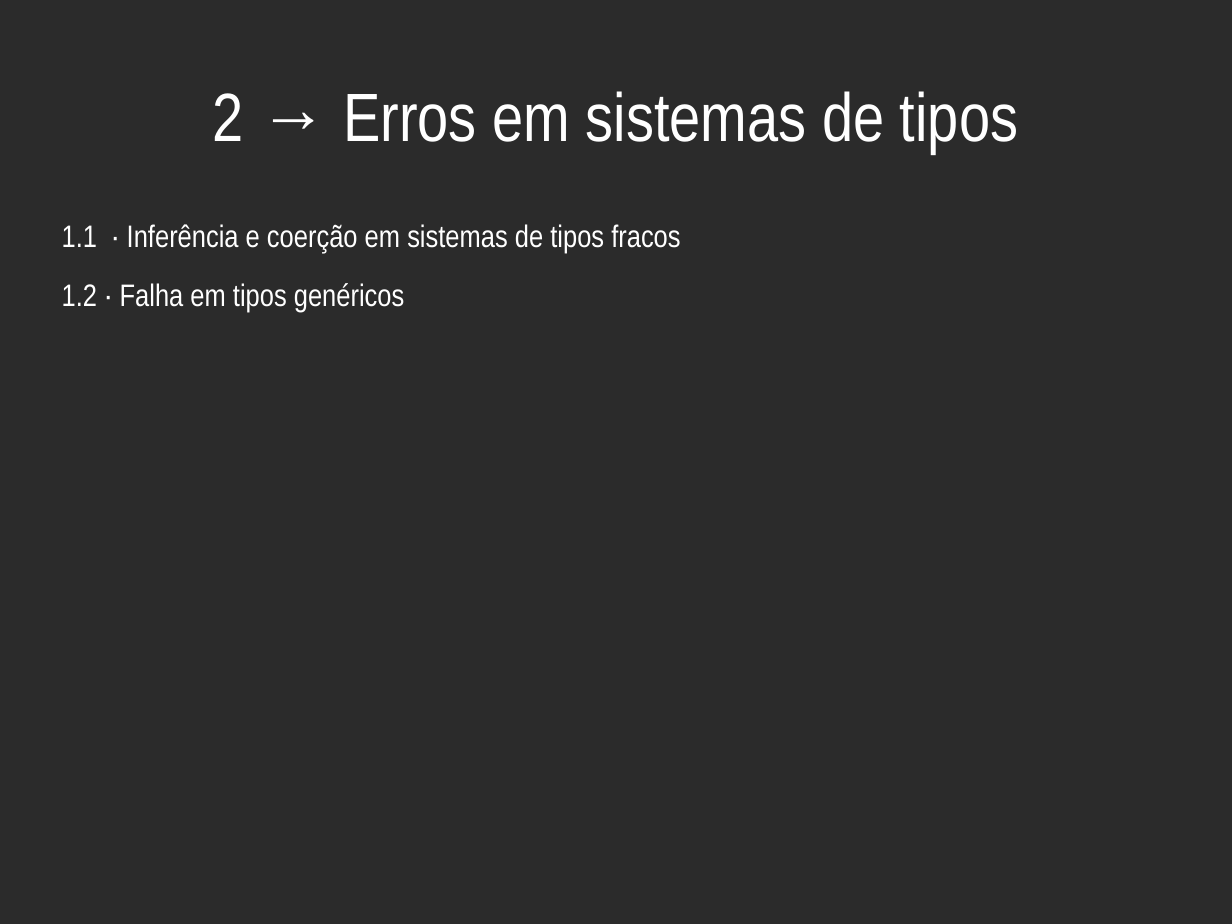
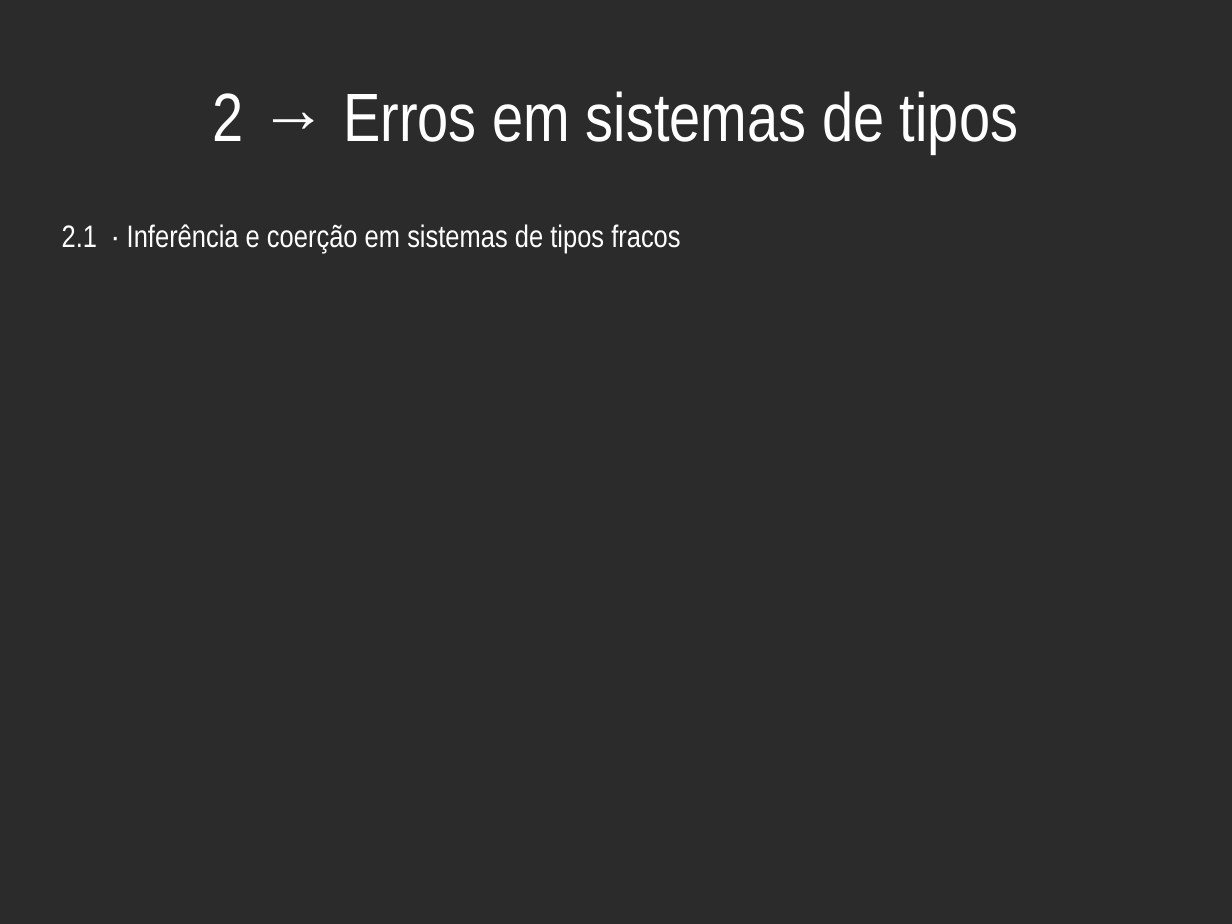
Before and after one commit to haskellcamargo/talks, a slide deck: slide 10 of Bizarrices Just in Time - Como não projetar uma linguagem de programação/Bizarrices Just in Time - Como não projetar uma linguagem de programação.odp (slide 5 before the commit). Drawn at 1232x924 pixels with LibreOffice and Linux fonts; fonts in the diff are those of the drawing; background and template pictures are left out; a plain dark background stands for a picture behind light text. Boxes give left, top, right and bottom in pixels: in the first picture for what was removed or moved away, otherwise in the second. Text is boxed around its words. In the diff, an @@ line names an element or a change of style, - is before the commit and + after.

```diff
--- a/Bizarrices Just in Time - Como não projetar uma linguagem de programação/Bizarrices Just in Time - Como não projetar uma linguagem de programação.odp
+++ b/Bizarrices Just in Time - Como não projetar uma linguagem de programação/Bizarrices Just in Time - Como não projetar uma linguagem de programação.odp
@@ text at box(62, 224, 680, 253): text changed @@
-1.1 · Inferência e coerção em sistemas de tipos fracos
-1.2 · Falha em tipos genéricos
+2.1 · Inferência e coerção em sistemas de tipos fracos
```
Also in this commit, not shown: 4 other slides changed, 21 slides added, 3 other files.
